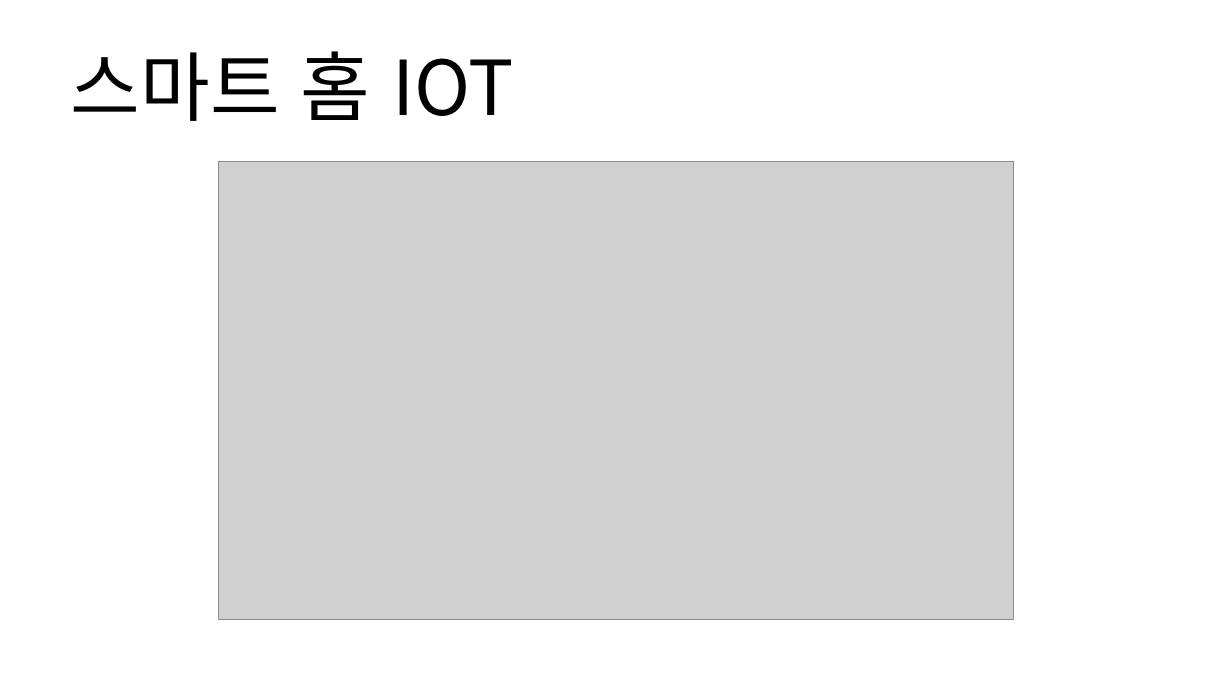
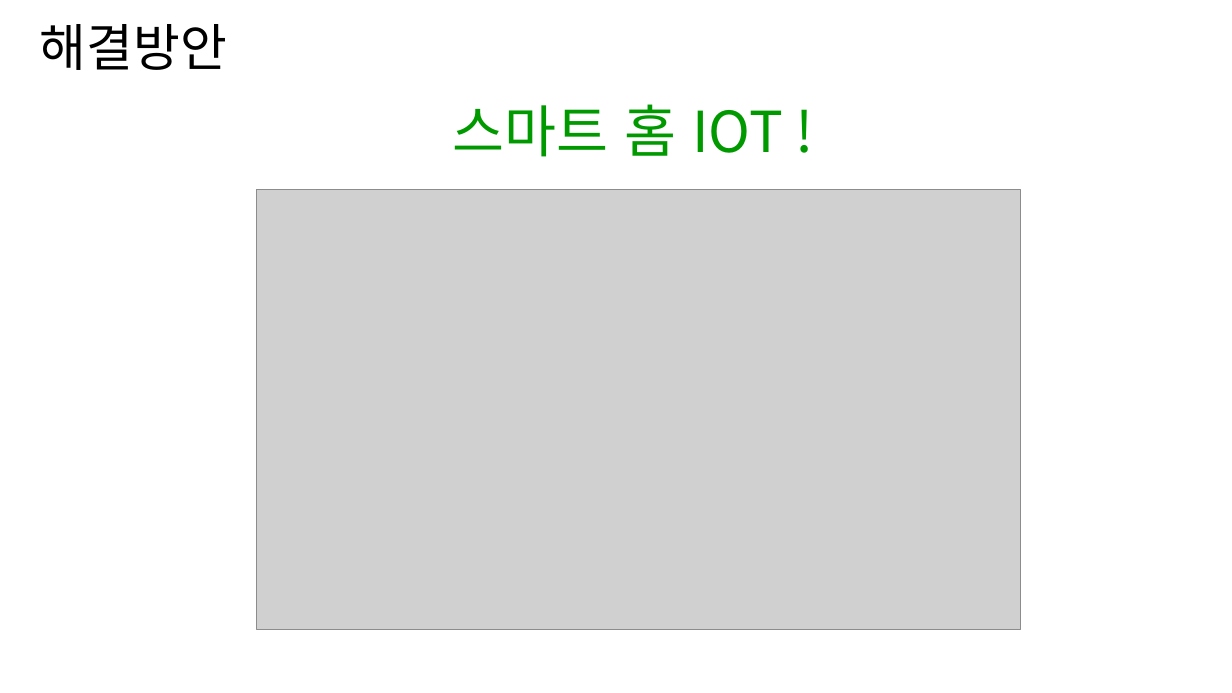
Before and after one commit to osam2018/IOT_mil-supporter, a slide deck: slide 5 of presentation ppt.pptx (slide 3 before the commit). Drawn at 1232x693 pixels with LibreOffice and Linux fonts; fonts in the diff are those of the drawing; grey boxes stand for pictures; background and template pictures are left out. Boxes give left, top, right and bottom in pixels: in the first picture for what was removed or moved away, otherwise in the second. Text is boxed around its words. In the diff, an @@ line names an element or a change of style, - is before the commit and + after.

```diff
--- a/presentation ppt.pptx
+++ b/presentation ppt.pptx
@@ title added at box(40, 24, 227, 70), 39.6 pt, text #000000 @@
+해결방안
@@ title at box(452, 104, 783, 157): text changed; size 59 to 44 pt; text colour #000000 to #009900 @@
-스마트 홈 IOT
+스마트 홈 IOT !
@@ picture: place and size @@
-picture at box(219, 162, 1014, 619)
+picture at box(257, 189, 1020, 629)
```
Also in this commit, not shown: 6 other slides changed, 7 slides added, 1 other file.
